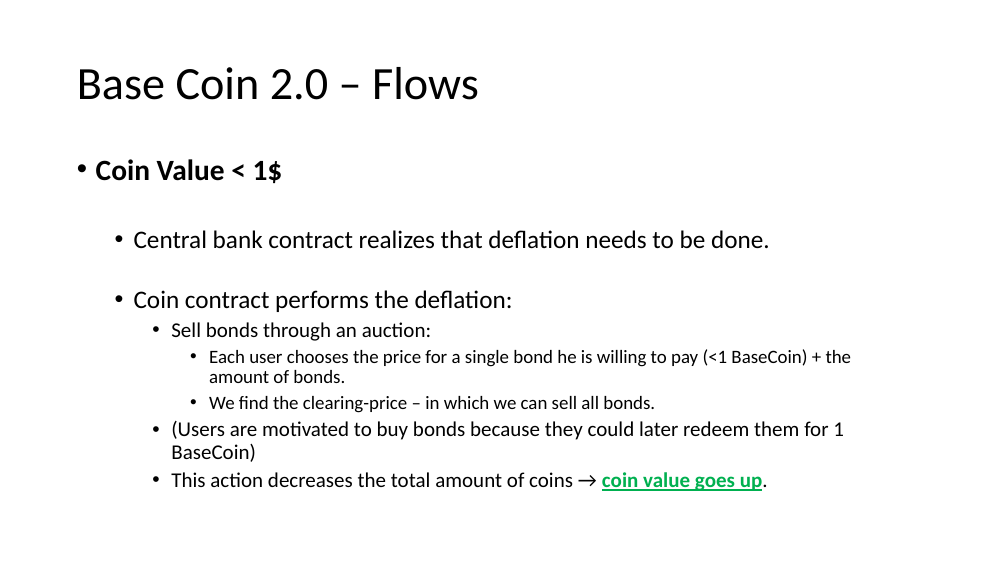
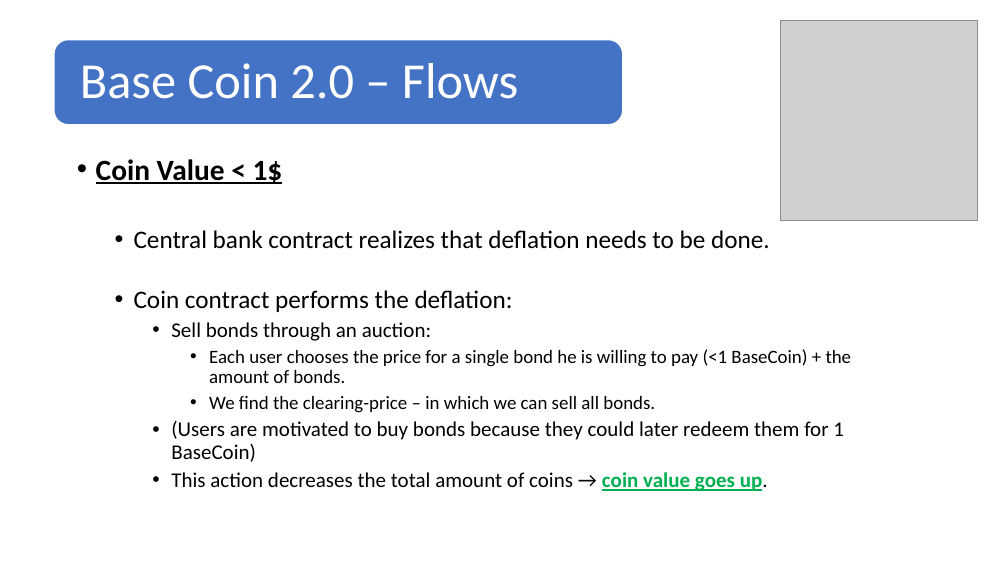
Before and after one commit to Ugadot/StableCoin, a slide deck: slide 9 of BaseCoin_Presentation.pptx. Drawn at 1008x567 pixels with LibreOffice and Linux fonts; fonts in the diff are those of the drawing; grey boxes stand for pictures. Boxes give left, top, right and bottom in pixels: in the first picture for what was removed or moved away, otherwise in the second. Text is boxed around its words. In the diff, an @@ line names an element or a change of style, - is before the commit and + after.

```diff
--- a/BaseCoin_Presentation.pptx
+++ b/BaseCoin_Presentation.pptx
@@ picture added at [780, 20, 978, 221] @@
@@ rounded rectangle added at [54, 40, 623, 125], fill #4472C4, outline #FFFFFF 1 pt @@
@@ text "Base Coin 2.0 – Flows" at [80, 63, 518, 99]: size 44 to 48 pt, text colour #000000 to #FFFFFF; more space between paragraphs @@
@@ text at [96, 159, 283, 184]: underline on in "Coin Value < 1$" @@
```
Also in this commit, not shown: 11 other slides changed.
